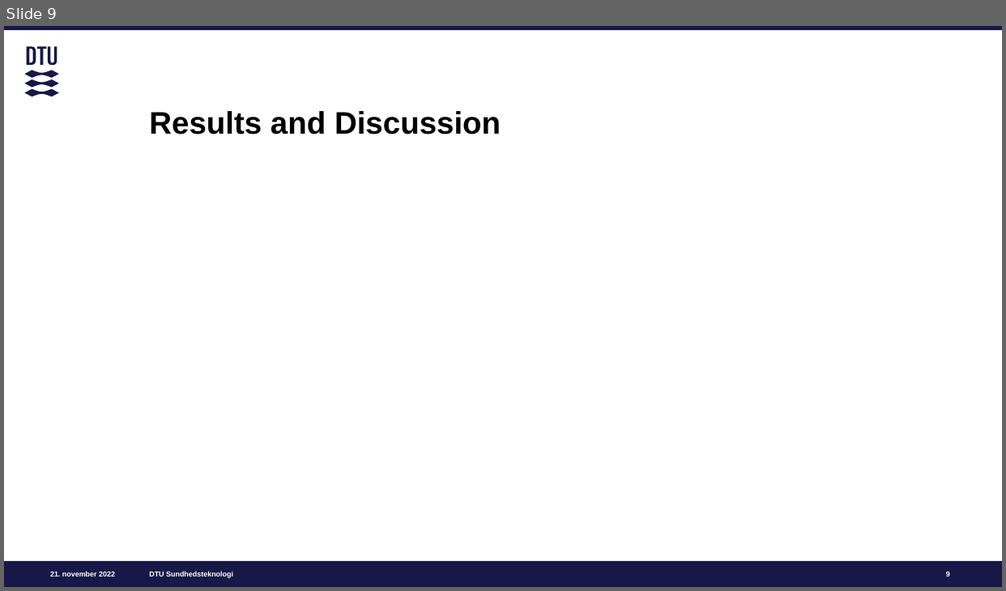
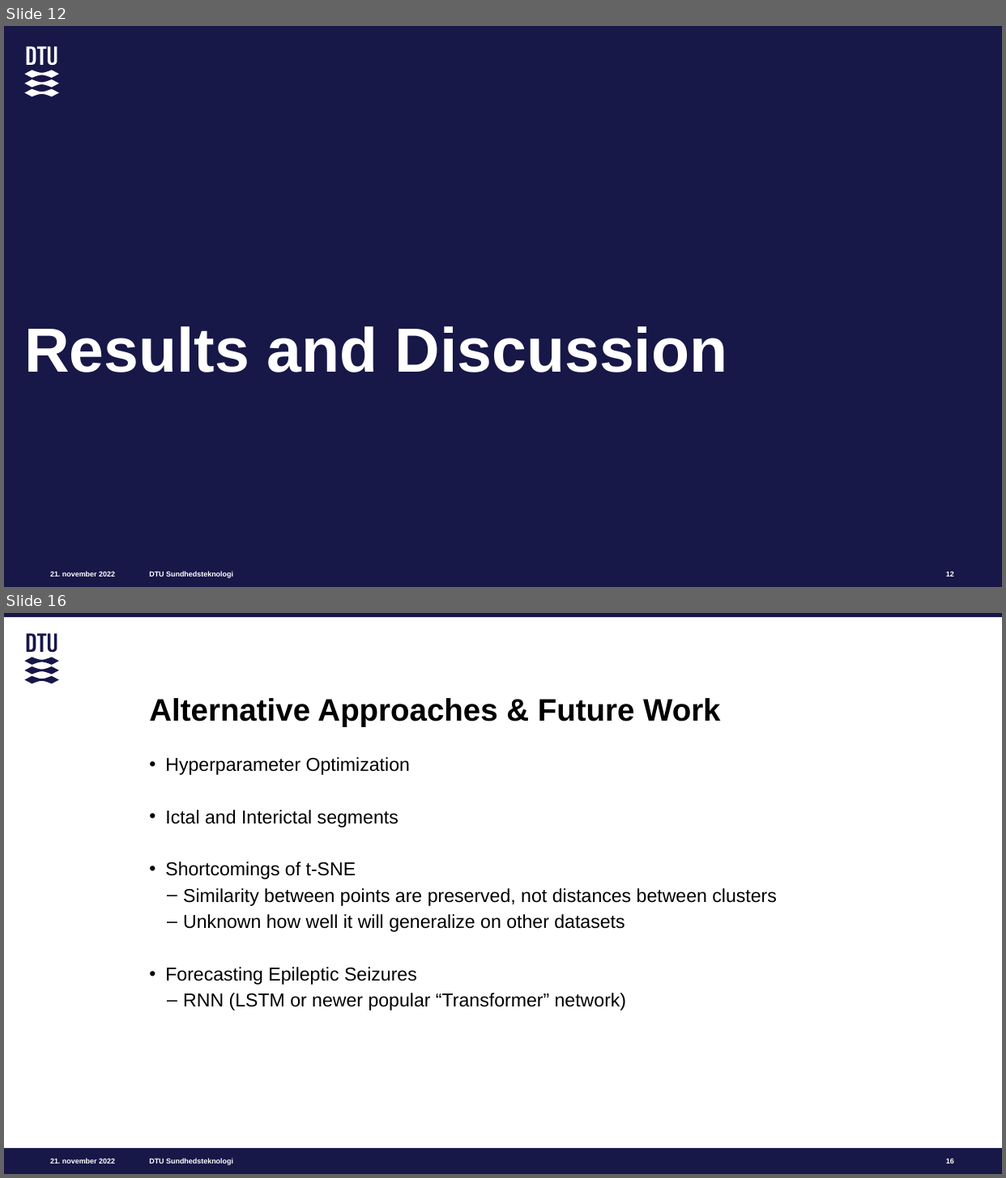
Before and after one commit to m-nguyen98/bsc_project, a slide deck: papers/BSc_Presentation.pptx. Shown one above the other, each under a label of ours: slide 9 before the commit, slides 12 and 16 after it; the slides between them are not shown. The pictures are 1006x591 and 1006x1178 pixels, drawn with LibreOffice and Linux fonts; fonts in the diff are those of the drawing. Boxes give left, top, right and bottom in pixels: in the first picture for what was removed or moved away, otherwise in the second. Text is boxed around its words. In the diff, an @@ line names an element or a change of style, - is before the commit and + after.

```diff
--- a/papers/BSc_Presentation.pptx
+++ b/papers/BSc_Presentation.pptx
@@ slide 16 added at <box>4,613,1002,1174</box>, background #FFFFFF; not listed: 4 template elements that a slide beside it also shows @@
@@ freeform shape added at <box>25,634,59,684</box>, fill #171748 @@
@@ title added at <box>149,698,720,727</box>, 30 pt, text #000000, bold @@
+Alternative Approaches & Future Work
@@ text added at <box>165,757,777,1011</box>, 18 pt, text #000000 @@
+• Hyperparameter Optimization
+• Ictal and Interictal segments
+• Shortcomings of t-SNE
+  – Similarity between points are preserved, not distances between clusters
+  – Unknown how well it will generalize on other datasets
+• Forecasting Epileptic Seizures
+  – RNN (LSTM or newer popular “Transformer” network)
@@ page number added at <box>946,1159,954,1164</box>, 7 pt, text #FFFFFF, bold @@
+16
@@ what was slide 9 is now slide 12 @@
@@ slide 12 changed as well @@
@@ background #FFFFFF to #171748 @@
@@ freeform shape at <box>25,47,59,97</box>: fill #171748 to #FFFFFF @@
@@ title "Results and Discussion": place and size @@
-title "Results and Discussion" at <box>149,111,501,135</box>
+title "Results and Discussion" at <box>24,327,728,373</box>
@@ title "Results and Discussion" at <box>24,327,728,373</box>: size 30 to 60 pt, text colour #000000 to #FFFFFF; line spacing 1 to 0.93; vertical alignment bottom to top @@
@@ page number at <box>946,572,954,577</box>: text changed @@
-9
+12
```
Also in this commit, not shown: 3 other slides changed, 10 other slides added, 4 slides removed.
